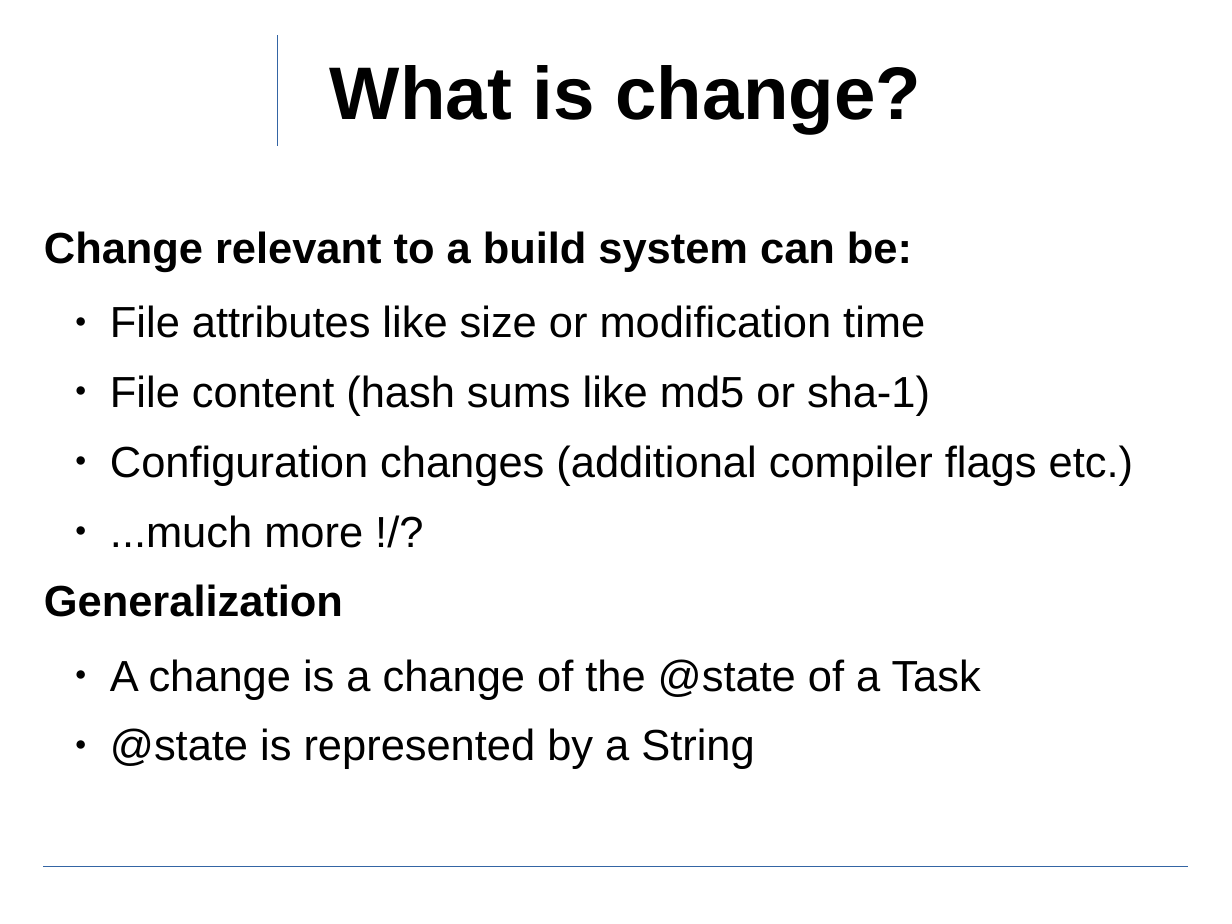
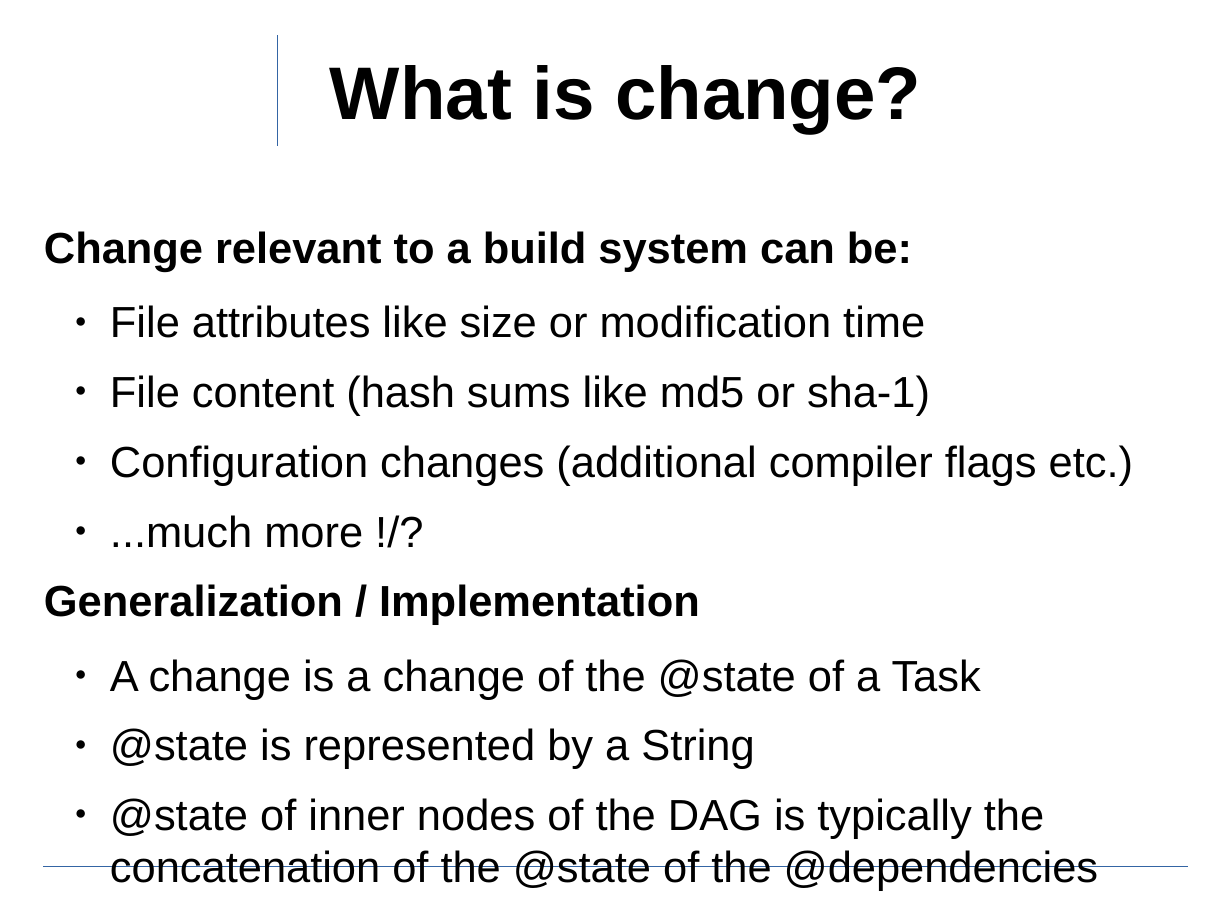
Before and after one commit to ewuenf/Makr, a slide deck: slide 10 of doc/concepts/Makr_Concepts.01.odp (slide 9 before the commit). Drawn at 1232x924 pixels with LibreOffice and Linux fonts; fonts in the diff are those of the drawing; background and template pictures are left out. Boxes give left, top, right and bottom in pixels: in the first picture for what was removed or moved away, otherwise in the second. Text is boxed around its words. In the diff, an @@ line names an element or a change of style, - is before the commit and + after.

```diff
--- a/doc/concepts/Makr_Concepts.01.odp
+++ b/doc/concepts/Makr_Concepts.01.odp
@@ text at [44, 584, 700, 625]: text changed @@
-Generalization
+Generalization / Implementation
@@ text at [110, 798, 1098, 891]: paragraph added @@
+  ● @state of inner nodes of the DAG is typically the concatenation of the @state of the @dependencies
```
Also in this commit, not shown: 7 other slides changed, 14 slides added.
